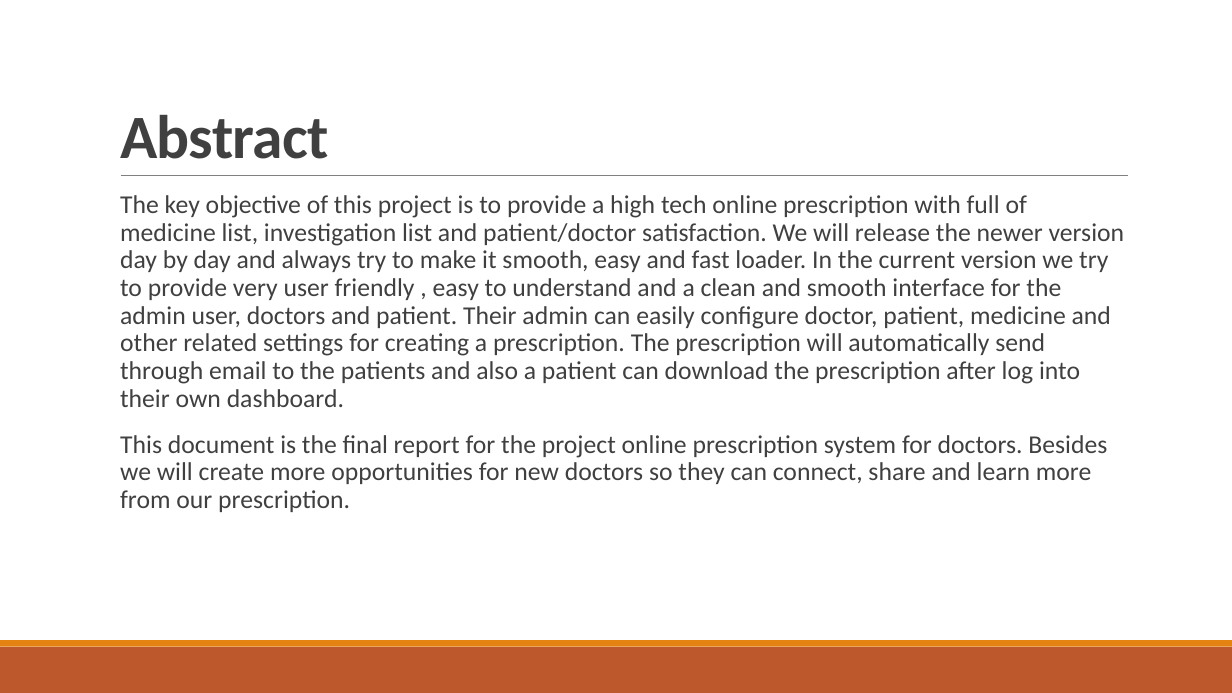
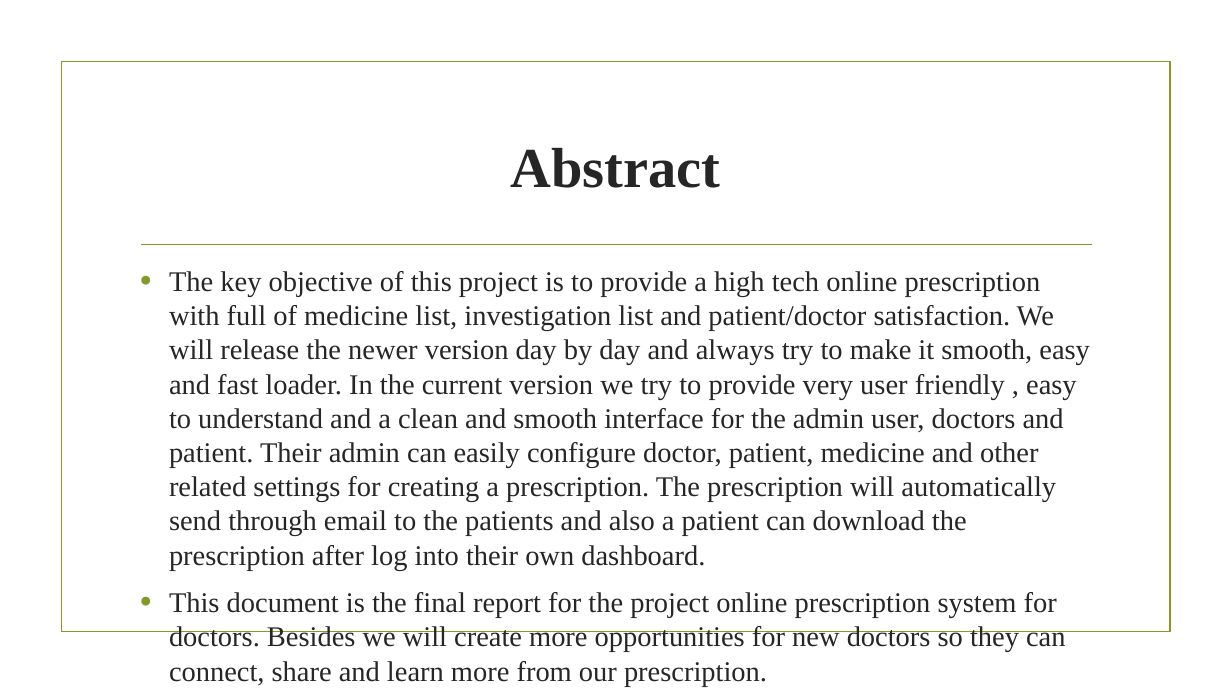
Before and after one commit to dipu157/pres_reactlara, a slide deck: slide 3 of Documentation/Prescription Presentation.pptx. Drawn at 1232x693 pixels with LibreOffice and Linux fonts; fonts in the diff are those of the drawing; background and template pictures are left out. Boxes give left, top, right and bottom in pixels: in the first picture for what was removed or moved away, otherwise in the second. Text is boxed around its words. In the diff, an @@ line names an element or a change of style, - is before the commit and + after.

```diff
--- a/Documentation/Prescription Presentation.pptx
+++ b/Documentation/Prescription Presentation.pptx
@@ rectangle added at (61,62,1170,632), outline #83992A 1.25 pt @@
@@ title "Abstract": place and size @@
-title "Abstract" at (120,115,329,159)
+title "Abstract" at (511,148,721,188)
@@ title "Abstract" at (511,148,721,188): size 48 to 44 pt, font Calibri to Times New Roman, text colour #404040 to #262626, letter spacing -0.5 to 0 pt; alignment left to centre; line spacing 0.85 to 1; vertical alignment bottom to middle @@
@@ text "The key objective of this ...": place and size @@
-text "The key objective of this ..." at (120,195,1125,512)
+text "The key objective of this ..." at (169,271,1090,687)
@@ text "The key objective of this ..." at (169,271,1090,687): size 20 to 22.2 pt, font Calibri to Times New Roman, text colour #404040 to #262626; bullet   to •; line spacing 0.9 to 1; less space between paragraphs; bullet colour #E48312 to #83992A @@
@@ line moved from (121, 176) - (1128, 176) to (141, 245) - (1092, 245) @@
@@ line (141, 245) - (1092, 245): stroke #808080 0.5 pt to #83992A 1.25 pt @@
@@ rectangle removed at (0,647,1232,693) @@
@@ rectangle removed at (0,640,1232,647) @@
```
Also in this commit, not shown: 4 other slides changed, 5 other files.
